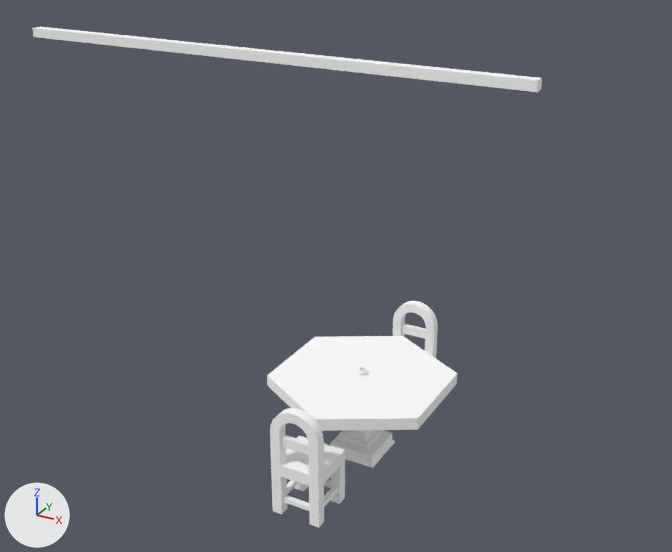
The OBJ model Games/GuruttoWorld/Assets/Models/StreetJourney/Baked/Block-2-4.obj, before and after one commit.
Rendered twice from a 50 mm lens placed at (20.27, 67.58, 8.79), pointed at (15.94, 75.45, 4.86). Every picture has the same lights, and +X, +Y and +Z are marked at lower left. The picture after the commit comes second. Where no turn or scale is listed for an object, it has been applied to the vertices. Vertices at exactly the same position are counted once.

The first picture shows 'Block-2-4'.
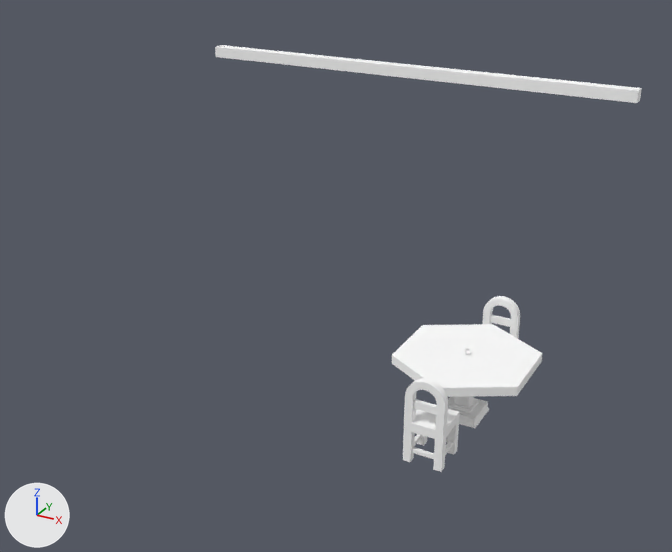
Diff of the bpy script that builds the scene:
```diff
--- a/Games/GuruttoWorld/Assets/Models/StreetJourney/Baked/Block-2-4.obj.py
+++ b/Games/GuruttoWorld/Assets/Models/StreetJourney/Baked/Block-2-4.obj.py
@@ me_block_2_4 @@
 # used by ob_block_2_4; location = (0.0, 0.0, 0.0)
-me_block_2_4.from_pydata(...)  # 342 vertices, 704 faces; spans x 10.5..17.73, y 72.83..77.0, z 3.92..6.81
+me_block_2_4.from_pydata(...)  # 342 vertices, 704 faces; spans x 13.5..18.5, y 74.01..77.0, z 3.92..6.81
+# me_block_2_4 part 1: the loose piece of 8 vertices spanning x 10.5..17.5, y 76.86..77.0, z 6.69..6.81 is scaled about its middle by (0.714, 1, 1), then moved by (2.0, 0.0, 0.0)
+# me_block_2_4 part 2: the loose piece of 42 vertices spanning x 16.27..17.73, y 73.16..74.84, z 3.92..4.69 is scaled about its middle by 0.85, then moved by (0.6, 1.0, -0.06)
+# me_block_2_4 part 3: the loose piece of 130 vertices spanning x 16.78..17.22, y 72.83..73.27, z 3.92..4.92 is scaled about its middle by 0.85, then moved by (0.6, 1.14, -0.08)
+# me_block_2_4 part 4: the loose piece of 130 vertices spanning x 16.78..17.22, y 74.73..75.17, z 3.92..4.92 is scaled about its middle by 0.85, then moved by (0.6, 0.86, -0.08)
+# me_block_2_4 part 5: the loose piece of 32 vertices spanning x 16.97..17.03, y 73.97..74.03, z 4.7..4.75 is moved by (0.6, 1.0, -0.12)
 me_block_2_4.materials.append(mat_white)
```

What differs and where, as boxes (x1, y1, x2, y2) in the pictures (672 x 552 px; the box of a moved part takes in the faces that stretch with it):
'Block-2-4', reshaped (16% narrower, 15% shorter)
    before: (32, 27, 542, 528)
    after: (215, 45, 642, 472)
part 1 of me_block_2_4, moved or reshaped
    before: (32, 27, 542, 92)
    after: (215, 45, 642, 103)
part 2 of me_block_2_4, moved or reshaped
    before: (267, 336, 457, 468)
    after: (392, 324, 542, 428)
part 3 of me_block_2_4, moved or reshaped
    before: (270, 408, 345, 528)
    after: (403, 378, 460, 472)
part 4 of me_block_2_4, moved or reshaped
    before: (393, 301, 438, 358)
    after: (482, 296, 520, 339)
part 5 of me_block_2_4, moved or reshaped
    before: (359, 367, 366, 374)
    after: (464, 348, 470, 354)
